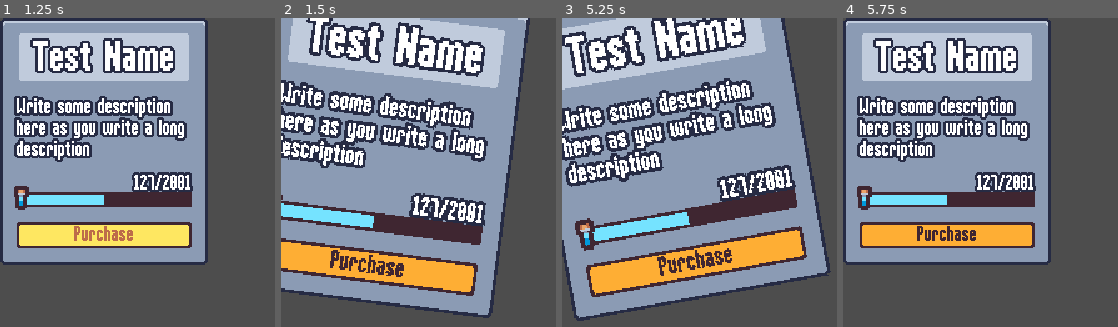
Above: before the commit, frames 1-4 (left to right).
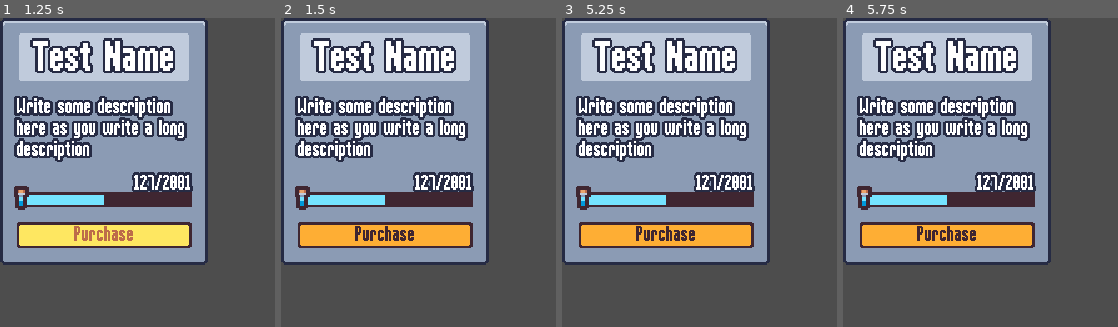
Above: after the commit, the same moments.

Repository: Ford-Narongrit/2DSurvivorsGodot
Game: Godot game, scene res://scenes/ui/meta_upgrade_card.tscn
The game is run twice, just before and just after one commit, with the same random seed, the same clock (stepped at 60 frames per second) and the same inputs. This scene is started directly instead of the project's main scene.
Inputs (mouse positions are in pixels of both pictures, inside the frame that each line leads up to):
- Up to frame 1 (1.25 s): click "Purchase" at 0.5 s
- Up to frame 2 (1.5 s): tap Enter at 1.25 s; move the mouse to (385, 141) at 1.27 s; press the mouse at (385, 141) at 1.28 s; hold D (move_right) from 1.28 s (still down)
- Up to frame 3 (5.25 s): tap Space at 2, 3.5, 5 s; move the mouse to (801, 265) at 2.02 s; release D (move_right) at 2.03 s; release the mouse at (801, 265) at 2.03 s; hold S (move_down) 2.03-2.78 s; click (801, 265) at 2.1 s; tap Enter at 2.75, 4.25 s; move the mouse to (outside the picture) at 2.77 s; press the mouse at (outside the picture) at 2.78 s; hold D (move_right) 2.78-3.53 s; move the mouse to (outside the picture) at 3.52 s; release the mouse at (outside the picture) at 3.53 s; hold W (move_up) 3.53-4.28 s; click (outside the picture) at 3.6 s; move the mouse to (outside the picture) at 4.27 s; press the mouse at (outside the picture) at 4.28 s; hold A (move_left) from 4.28 s (still down); move the mouse to (721, 175) at 5.02 s; release the mouse at (721, 175) at 5.03 s; click (721, 175) at 5.1 s
- Up to frame 4 (5.75 s): keep holding A (move_left)

Frame 1 is identical in both runs. In frame 2, 55% of the frame differs, in the area x 0-91%, y 0-98%; in frame 3, 59%, in the area x 0-98%, y 0-99%; in frame 4, nothing differs.

Commit message:
allow player to purchase meta upgrades

Diff:
--- a/resources/meta_upgrade/experience_gain.tres
+++ b/resources/meta_upgrade/experience_gain.tres
@@ -1,4 +1,4 @@
-[gd_resource type="Resource" load_steps=2 format=3 uid="uid://cq1dg86e4q5hb"]
+[gd_resource type="Resource" script_class="MetaUpgrade" load_steps=2 format=3 uid="uid://cq1dg86e4q5hb"]
 
 [ext_resource type="Script" path="res://resources/meta_upgrade/meta_upgrade.gd" id="1_b14d2"]
 
@@ -6,5 +6,6 @@
 script = ExtResource("1_b14d2")
 id = "experience_gain"
 max_quantity = 1
+experience_cost = 100
 title = "Increase Experience"
 description = "Increases experience drop chance by 10%"
--- a/resources/meta_upgrade/meta_upgrade.gd
+++ b/resources/meta_upgrade/meta_upgrade.gd
@@ -3,5 +3,6 @@
 
 @export var id: String
 @export var max_quantity: int = 1
+@export var experience_cost: int = 10
 @export var title: String
 @export_multiline var description: String
--- a/scenes/autoload/meta_progression.gd
+++ b/scenes/autoload/meta_progression.gd
@@ -33,7 +33,7 @@
 		}
 
 	save_data["meta_upgrades"][upgrade.id]["quantity"] += 1
-
+	save_file()
 
 func on_experience_collected(number: float):
 	save_data["meta_upgrade_currency"] += number
--- /dev/null
+++ b/scenes/ui/meta_menu.gd
@@ -0,0 +1,13 @@
+extends CanvasLayer
+
+@export var upgrades: Array[MetaUpgrade] = []
+@onready var grid_container = %GridContainer
+
+var meta_upgrade_card_scene = preload("res://scenes/ui/meta_upgrade_card.tscn")
+
+
+func _ready():
+	for upgrade in upgrades:
+		var meta_upgrade_card_instance = meta_upgrade_card_scene.instantiate()
+		grid_container.add_child(meta_upgrade_card_instance)
+		meta_upgrade_card_instance.set_meta_upgrade(upgrade)
--- /dev/null
+++ b/scenes/ui/meta_menu.tscn
@@ -0,0 +1,27 @@
+[gd_scene load_steps=3 format=3 uid="uid://ofjxpsbdhh5a"]
+
+[ext_resource type="Script" path="res://scenes/ui/meta_menu.gd" id="1_untc5"]
+[ext_resource type="Resource" uid="uid://cq1dg86e4q5hb" path="res://resources/meta_upgrade/experience_gain.tres" id="2_86ejk"]
+
+[node name="MetaMenu" type="CanvasLayer"]
+layer = 2
+script = ExtResource("1_untc5")
+upgrades = Array[Resource("res://resources/meta_upgrade/meta_upgrade.gd")]([ExtResource("2_86ejk")])
+
+[node name="MarginContainer" type="MarginContainer" parent="."]
+anchors_preset = 15
+anchor_right = 1.0
+anchor_bottom = 1.0
+grow_horizontal = 2
+grow_vertical = 2
+theme_override_constants/margin_left = 16
+theme_override_constants/margin_top = 16
+theme_override_constants/margin_right = 16
+theme_override_constants/margin_bottom = 16
+
+[node name="GridContainer" type="GridContainer" parent="MarginContainer"]
+unique_name_in_owner = true
+layout_mode = 2
+size_flags_horizontal = 4
+theme_override_constants/h_separation = 49
+columns = 3
--- a/scenes/ui/meta_upgrade_card.gd
+++ b/scenes/ui/meta_upgrade_card.gd
@@ -2,10 +2,15 @@
 
 @onready var name_label: Label = $%NameLabel
 @onready var description_lable: Label = $%DescriptionLabel
+@onready var progress_bar = %ProgressBar
+@onready var purchase_button = %PurchaseButton
+@onready var progress_label = %ProgressLabel
 
 
+var upgrade: MetaUpgrade
+
 func _ready():
-	gui_input.connect(on_gui_input)
+	purchase_button.pressed.connect(on_purchase_pressed)
 
 
 func select_card():
@@ -13,10 +18,26 @@
 
 
 func set_meta_upgrade(upgrade: MetaUpgrade):
-	name_label.text = upgrade.name
+	self.upgrade = upgrade
+	name_label.text = upgrade.title
 	description_lable.text = upgrade.description
+	update_progress()
 
 
-func on_gui_input(event: InputEvent):
-	if event.is_action_pressed("left_cilick"):
-		select_card()
+func update_progress():
+	var currency = MetaProgression.save_data["meta_upgrade_currency"]
+	var percent =  currency / upgrade.experience_cost
+	percent = min(percent,1)
+	progress_bar.value = percent
+	purchase_button.disabled = percent < 1
+	progress_label.text = str(currency) + "/" + str(upgrade.experience_cost)
+
+
+func on_purchase_pressed():
+	if upgrade == null:
+		return
+	MetaProgression.add_meta_upgrade(upgrade)
+	MetaProgression.save_data["meta_upgrade_currency"] -= upgrade.experience_cost
+	MetaProgression.save_file()
+	get_tree().call_group("meta_upgrade_card", "update_progress")
+	select_card()
--- a/scenes/ui/meta_upgrade_card.tscn
+++ b/scenes/ui/meta_upgrade_card.tscn
@@ -112,7 +112,7 @@
 border_width_bottom = 2
 border_color = Color(0.8, 0.8, 0.8, 0)
 
-[node name="MetaUpgradeCard" type="PanelContainer" groups=["upgrade_card"]]
+[node name="MetaUpgradeCard" type="PanelContainer" groups=["meta_upgrade_card"]]
 custom_minimum_size = Vector2(150, 150)
 pivot_offset = Vector2(75, 75)
 script = ExtResource("1_y4a7r")
@@ -174,7 +174,8 @@
 mouse_filter = 2
 theme_override_constants/separation = 2
 
-[node name="Label" type="Label" parent="MarginContainer/VBoxContainer/VBoxContainer/HBoxContainer"]
+[node name="ProgressLabel" type="Label" parent="MarginContainer/VBoxContainer/VBoxContainer/HBoxContainer"]
+unique_name_in_owner = true
 layout_mode = 2
 size_flags_vertical = 8
 theme_type_variation = &"BlueOutlineLabel"
@@ -185,6 +186,7 @@
 mouse_filter = 2
 
 [node name="ProgressBar" type="ProgressBar" parent="MarginContainer/VBoxContainer/VBoxContainer/MarginContainer"]
+unique_name_in_owner = true
 layout_mode = 2
 mouse_filter = 2
 theme_override_styles/fill = SubResource("StyleBoxFlat_lyqgu")
